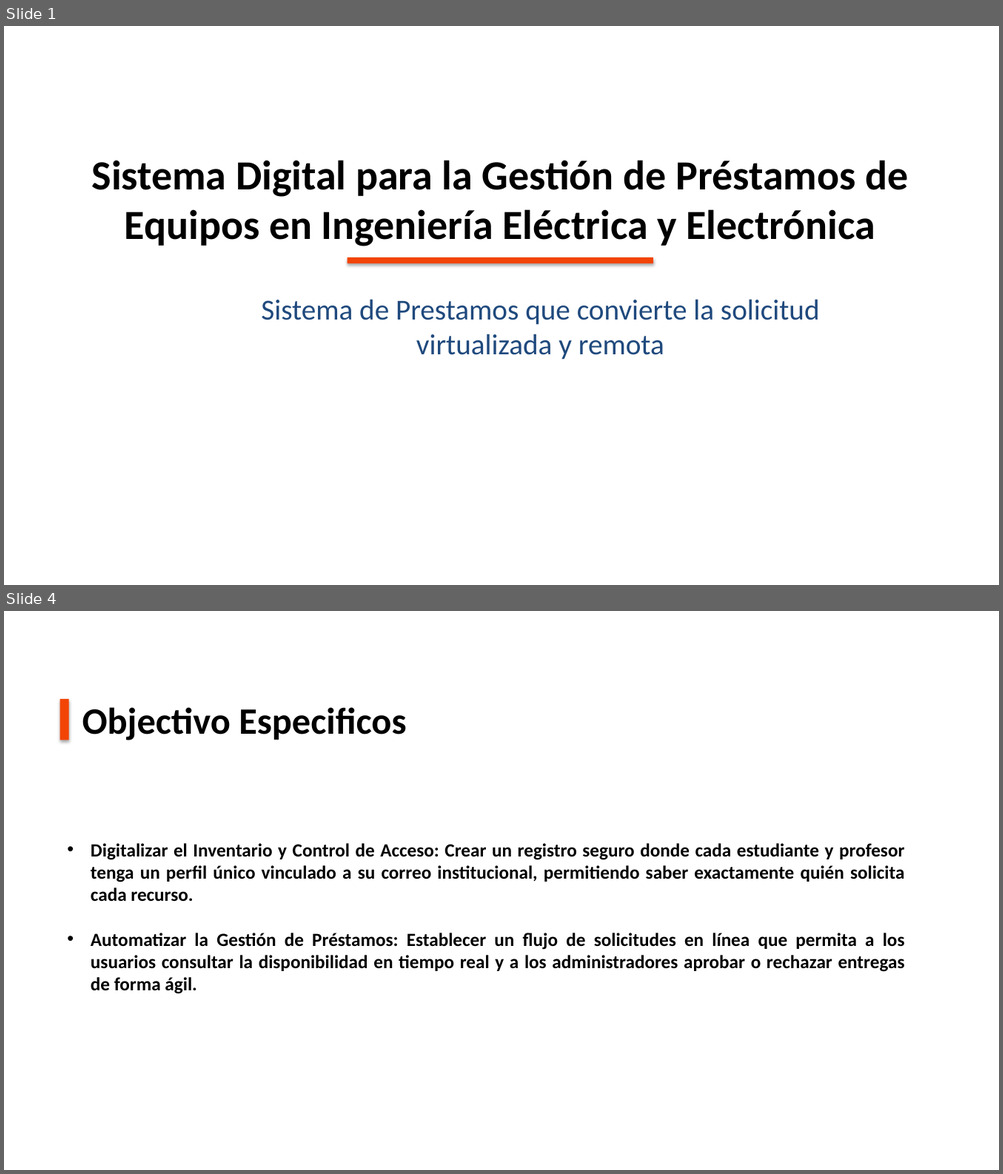
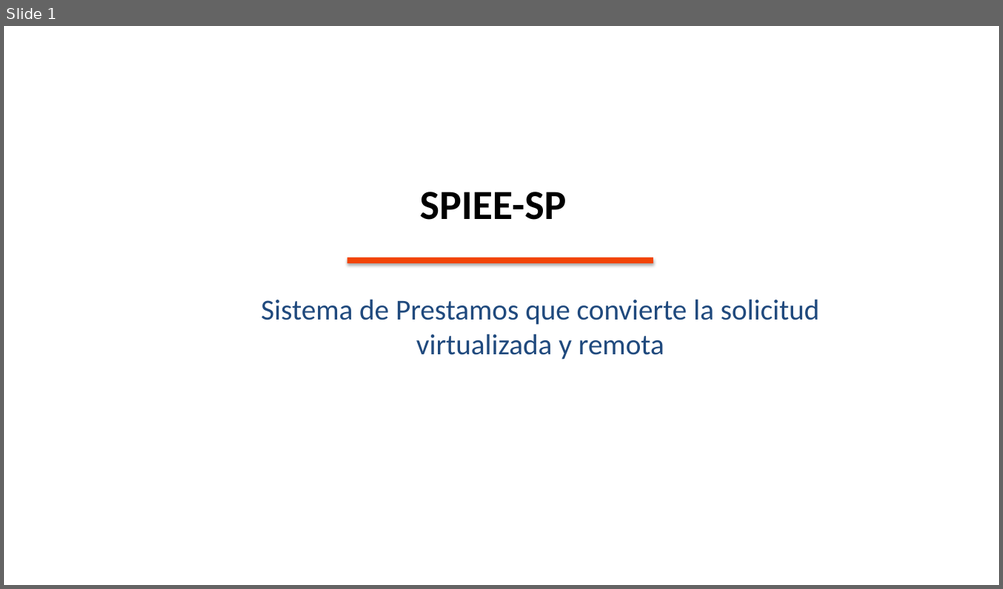
Before and after one commit to franlyrl/PrestamosInventarioIEE, a slide deck: backend/more/SDGPEIEE-SistemaInventario.pptx. Shown one above the other, each under a label of ours: slides 1 and 4 before the commit, slide 1 after it; the slides between them are not shown. The pictures are 1003x1174 and 1003x589 pixels, drawn with LibreOffice and Linux fonts; fonts in the diff are those of the drawing; background and template pictures are left out. Boxes give left, top, right and bottom in pixels: in the first picture for what was removed or moved away, otherwise in the second. Text is boxed around its words. In the diff, an @@ line names an element or a change of style, - is before the commit and + after.

Commit message:
Modulo Administrador Funcional V1

```diff
--- a/backend/more/SDGPEIEE-SistemaInventario.pptx
+++ b/backend/more/SDGPEIEE-SistemaInventario.pptx
@@ slide 4 removed at (x1=4, y1=611, x2=999, y2=1170), background picture (left out) @@
@@ rectangle removed at (x1=60, y1=699, x2=69, y2=740) @@
@@ text removed at (x1=82, y1=707, x2=406, y2=741) @@
-Objectivo Especificos
@@ text removed at (x1=91, y1=843, x2=905, y2=994) @@
-• Digitalizar el Inventario y Control de Acceso: Crear un registro seguro donde cada estudiante y profesor tenga un perfil único vinculado a su correo institucional, permitiendo saber exactamente quién solicita cada recurso.
-• Automatizar la Gestión de Préstamos: Establecer un flujo de solicitudes en línea que permita a los usuarios consultar la disponibilidad en tiempo real y a los administradores aprobar o rechazar entregas de forma ágil.
@@ slide 1 changed as well @@
@@ text removed at (x1=92, y1=160, x2=908, y2=247) @@
-Sistema Digital para la Gestión de Préstamos de Equipos en Ingeniería Eléctrica y Electrónica
@@ text added at (x1=420, y1=192, x2=566, y2=220), 40 pt, text #000000, bold @@
+SPIEE-SP
```
Also in this commit, not shown: 2 other slides changed, 4 other slides removed, 9 other files.
